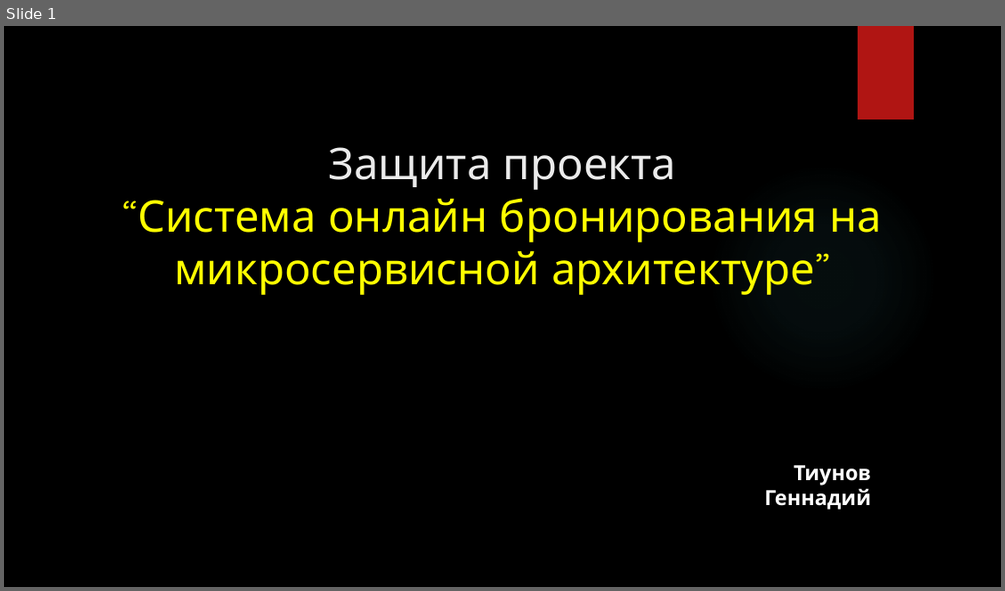
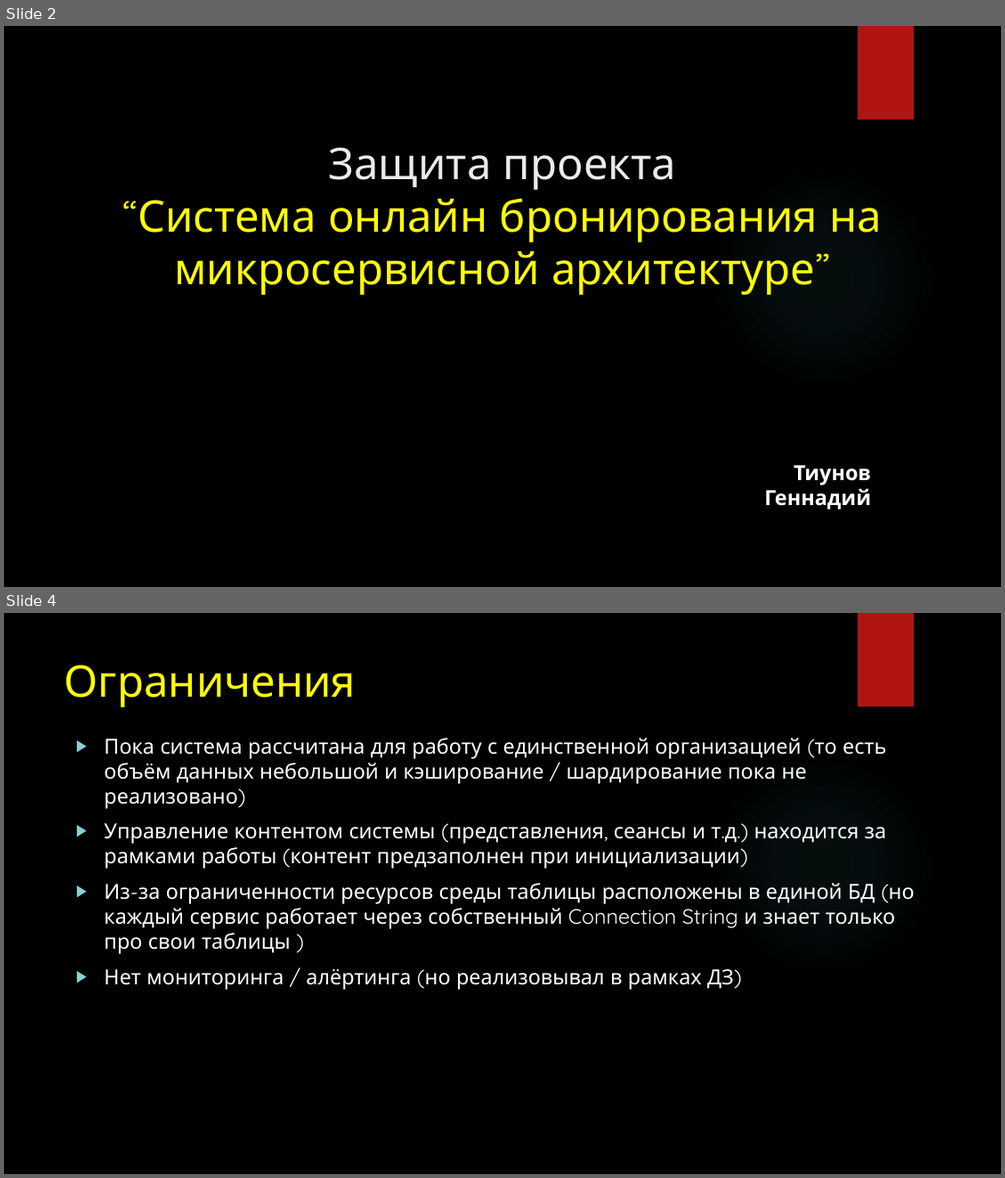
Before and after one commit to gennadytiunov/arch-labs, a slide deck: course-work/Presentation/Circus - Presentation.pptx. Shown one above the other, each under a label of ours: slide 1 before the commit, slides 2 and 4 after it; the slides between them are not shown. The pictures are 1005x591 and 1005x1178 pixels, drawn with LibreOffice and Linux fonts; fonts in the diff are those of the drawing; background and template pictures are left out. Boxes give left, top, right and bottom in pixels: in the first picture for what was removed or moved away, otherwise in the second. Text is boxed around its words. In the diff, an @@ line names an element or a change of style, - is before the commit and + after.

```diff
--- a/course-work/Presentation/Circus - Presentation.pptx
+++ b/course-work/Presentation/Circus - Presentation.pptx
@@ slide 4 added at box(4, 613, 1001, 1174), background picture (left out); not listed: 2 template elements that a slide beside it also shows @@
@@ title added at box(65, 665, 356, 707), 42 pt, text #FFFF00 @@
+Ограничения
@@ text added at box(104, 738, 914, 989), 20 pt, text #FFFFFF @@
+▶ Пока система рассчитана для работу с единственной организацией (то есть объём данных небольшой и кэширование / шардирование пока не реализовано)
+▶ Управление контентом системы (представления, сеансы и т.д.) находится за рамками работы (контент предзаполнен при инициализации)
+▶ Из-за ограниченности ресурсов среды таблицы расположены в единой БД (но каждый сервис работает через собственный Connection String и знает только про свои таблицы )
+▶ Нет мониторинга / алёртинга (но реализовывал в рамках ДЗ)
@@ what was slide 1 is now slide 2 @@
```
Also in this commit, not shown: 5 slides changed, 5 other slides added, 1 slide removed, 10 other files.
